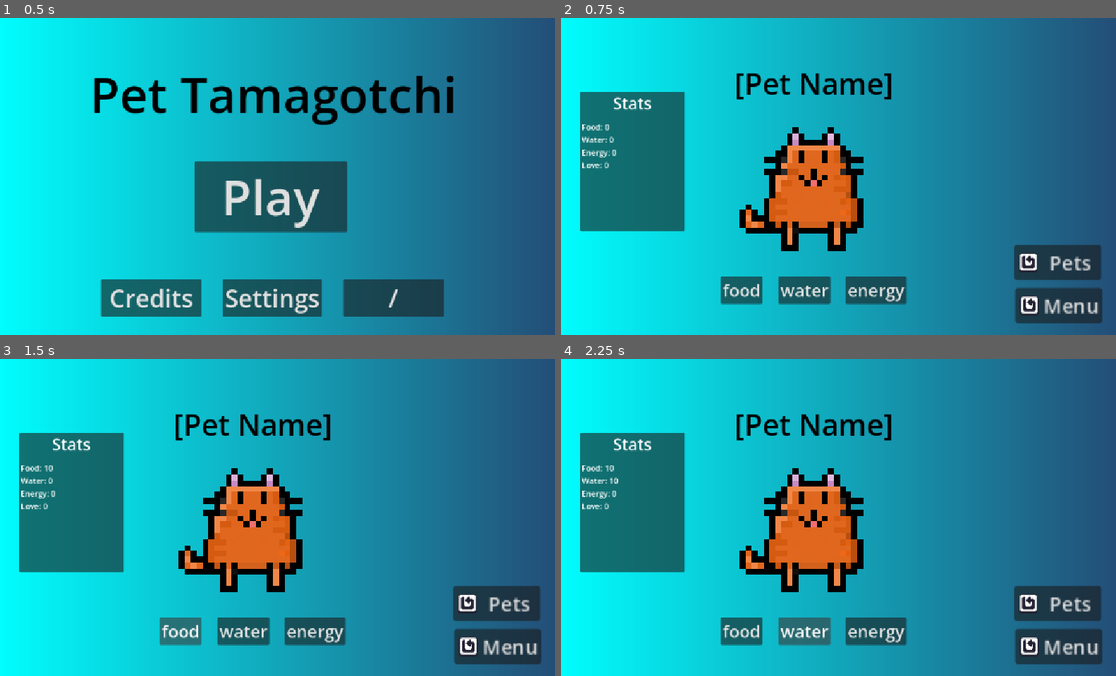
Above: before the commit, frames 1-4 (two rows, left to right).
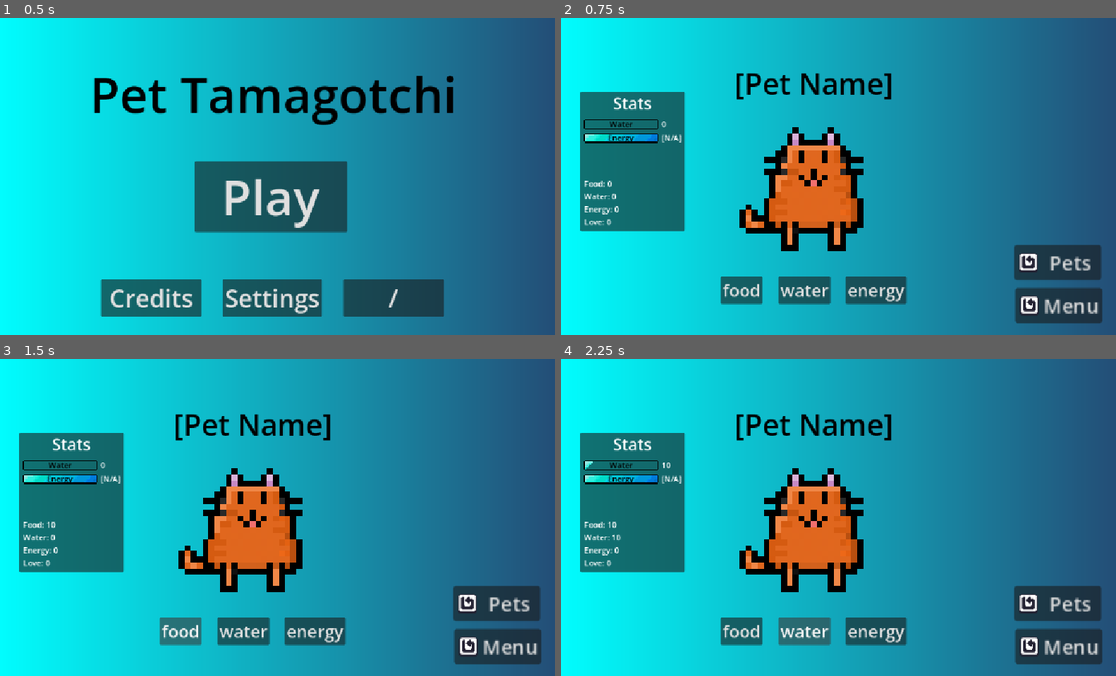
Above: after the commit, the same moments.

Repository: smallzdev/Tomagotchi-game
Game: Godot game, scene res://scenes/menus/main_menu.tscn
Two runs of this game, one before a commit and one after it. Both use one fixed random seed, a clock stepped at 60 frames per second and the inputs below.
Inputs:
- Up to frame 1 (0.5 s): no input
- Up to frame 2 (0.75 s): click "Play" at 0.5 s
- Up to frame 3 (1.5 s): click "food" at 1.25 s
- Up to frame 4 (2.25 s): click "water" at 2 s

Frame 1 is identical in both runs. In frame 2, 1.1% of the frame differs, in the area x 3-22%, y 32-66%; in frame 3, 1.1%; in frame 4, 1.1%.

Commit message:
Worked on bars!
Now the water bar works, and Im starting to construct all the other ones too!

I even retextured the water bar to make a yellow energy bar.

Diff:
--- a/scenes/menus/main_game_buttons.gd
+++ b/scenes/menus/main_game_buttons.gd
@@ -2,6 +2,8 @@
 
 var petsMenu = preload("res://scenes/menus/pets.tscn")
 @onready var statText = %statTextLabel
+@onready var waterStatText = %waterStatText
+@onready var waterStatBar = %waterStatBar
 
 func _ready() -> void:
 	# button variables
@@ -62,3 +64,25 @@
 	Water: " + str(Global.water) + "
 	Energy: " + str(Global.energy) + "
 	Love: " + str(Global.love)
+	waterStatText.text = str(Global.water)
+
+	# progress bar things
+	if Global.water > 86:
+		waterStatBar.frame = 0
+	if Global.water > 72 and Global.water < 86:
+		waterStatBar.frame = 1
+	if Global.water > 58 and Global.water < 72:
+		waterStatBar.frame = 2
+	if Global.water > 44 and Global.water < 58:
+		waterStatBar.frame = 3
+	if Global.water > 30 and Global.water < 44:
+		waterStatBar.frame = 4
+	if Global.water > 1 and Global.water < 30:
+		waterStatBar.frame = 5
+	if Global.water <= 12:
+		waterStatBar.frame = 6
+	if Global.water < 6:
+		waterStatBar.frame = 7
+
+# ughghghg im mathed out. If you edit make sure to test
+# because the slightest mistake breaks it.
--- a/scenes/menus/main_game_scene.tscn
+++ b/scenes/menus/main_game_scene.tscn
@@ -5,6 +5,7 @@
 [ext_resource type="Script" uid="uid://dfum1py7ro6qt" path="res://scenes/menus/main_game_buttons.gd" id="3_2yd1b"]
 [ext_resource type="Texture2D" uid="uid://tlvriaji08jr" path="res://Resources/InUse/ReusedAssets/cat.png" id="3_pgmow"]
 [ext_resource type="Script" uid="uid://dmqw6rtj7oams" path="res://scenes/menus/pet_sprite.gd" id="5_qmn8o"]
+[ext_resource type="Texture2D" uid="uid://bglbjo6m1ylc" path="res://Resources/InUse/TamagotchiCustomAssets/waterbar.png" id="6_m1d2h"]
 
 [sub_resource type="Gradient" id="Gradient_ttbmu"]
 colors = PackedColorArray(0, 1, 1, 1, 0.13909006, 0.3063838, 0.46577227, 1)
@@ -25,6 +26,70 @@
 
 [sub_resource type="RectangleShape2D" id="RectangleShape2D_udkci"]
 size = Vector2(22.75, 22.333332)
+
+[sub_resource type="AtlasTexture" id="AtlasTexture_qh74j"]
+atlas = ExtResource("6_m1d2h")
+region = Rect2(64, 0, 64, 64)
+
+[sub_resource type="AtlasTexture" id="AtlasTexture_5i6rg"]
+atlas = ExtResource("6_m1d2h")
+region = Rect2(128, 0, 64, 64)
+
+[sub_resource type="AtlasTexture" id="AtlasTexture_2fgaq"]
+atlas = ExtResource("6_m1d2h")
+region = Rect2(0, 64, 64, 64)
+
+[sub_resource type="AtlasTexture" id="AtlasTexture_ova7b"]
+atlas = ExtResource("6_m1d2h")
+region = Rect2(64, 64, 64, 64)
+
+[sub_resource type="AtlasTexture" id="AtlasTexture_a5mcm"]
+atlas = ExtResource("6_m1d2h")
+region = Rect2(128, 64, 64, 64)
+
+[sub_resource type="AtlasTexture" id="AtlasTexture_j57ku"]
+atlas = ExtResource("6_m1d2h")
+region = Rect2(0, 128, 64, 64)
+
+[sub_resource type="AtlasTexture" id="AtlasTexture_lqljm"]
+atlas = ExtResource("6_m1d2h")
+region = Rect2(64, 128, 64, 64)
+
+[sub_resource type="AtlasTexture" id="AtlasTexture_k65ab"]
+atlas = ExtResource("6_m1d2h")
+region = Rect2(0, 0, 64, 64)
+
+[sub_resource type="SpriteFrames" id="SpriteFrames_udkci"]
+animations = [{
+"frames": [{
+"duration": 1.0,
+"texture": SubResource("AtlasTexture_qh74j")
+}, {
+"duration": 1.0,
+"texture": SubResource("AtlasTexture_5i6rg")
+}, {
+"duration": 1.0,
+"texture": SubResource("AtlasTexture_2fgaq")
+}, {
+"duration": 1.0,
+"texture": SubResource("AtlasTexture_ova7b")
+}, {
+"duration": 1.0,
+"texture": SubResource("AtlasTexture_a5mcm")
+}, {
+"duration": 1.0,
+"texture": SubResource("AtlasTexture_j57ku")
+}, {
+"duration": 1.0,
+"texture": SubResource("AtlasTexture_lqljm")
+}, {
+"duration": 1.0,
+"texture": SubResource("AtlasTexture_k65ab")
+}],
+"loop": 1,
+"name": &"default",
+"speed": 5.0
+}]
 
 [node name="Node2D" type="Node2D" unique_id=111207536]
 
@@ -113,7 +178,7 @@
 offset_right = 272.0
 offset_bottom = 436.0
 
-[node name="Label" type="Label" parent="statsPannel" unique_id=1530413468]
+[node name="statPanelTitle" type="Label" parent="statsPannel" unique_id=1530413468]
 layout_mode = 0
 offset_right = 214.0
 offset_bottom = 46.0
@@ -124,13 +189,67 @@
 [node name="statTextLabel" type="Label" parent="statsPannel" unique_id=2085236276]
 unique_name_in_owner = true
 layout_mode = 0
-offset_left = 3.0
-offset_top = 60.0
-offset_right = 90.0
-offset_bottom = 83.0
+offset_left = 8.0
+offset_top = 176.0
+offset_right = 124.0
+offset_bottom = 277.0
 text = "Food: [N/A]
 Water: [N/A]
 Energy: [N/A]
 Love: [N/A]"
 
+[node name="waterStatBar" type="AnimatedSprite2D" parent="statsPannel" unique_id=1337594819]
+unique_name_in_owner = true
+texture_filter = 1
+position = Vector2(88, 74)
+scale = Vector2(3, 3)
+sprite_frames = SubResource("SpriteFrames_udkci")
+
+[node name="waterStatText" type="Label" parent="statsPannel" unique_id=728545345]
+unique_name_in_owner = true
+layout_mode = 0
+offset_left = 166.0
+offset_top = 54.0
+offset_right = 206.0
+offset_bottom = 77.0
+text = "[N/A]"
+
+[node name="waterStatTitle" type="Label" parent="statsPannel" unique_id=1583367783]
+unique_name_in_owner = true
+layout_mode = 0
+offset_left = 8.0
+offset_top = 54.0
+offset_right = 159.0
+offset_bottom = 77.0
+theme_override_colors/font_color = Color(0, 0, 0, 1)
+text = "Water"
+horizontal_alignment = 1
+
+[node name="energyStatBar" type="AnimatedSprite2D" parent="statsPannel" unique_id=2001448620]
+unique_name_in_owner = true
+texture_filter = 1
+position = Vector2(88, 102)
+scale = Vector2(3, 3)
+sprite_frames = SubResource("SpriteFrames_udkci")
+
+[node name="energyStatText" type="Label" parent="statsPannel" unique_id=578847163]
+unique_name_in_owner = true
+layout_mode = 0
+offset_left = 166.0
+offset_top = 82.0
+offset_right = 206.0
+offset_bottom = 105.0
+text = "[N/A]"
+
+[node name="energyStatTitle" type="Label" parent="statsPannel" unique_id=307671032]
+unique_name_in_owner = true
+layout_mode = 0
+offset_left = 8.0
+offset_top = 82.0
+offset_right = 158.0
+offset_bottom = 105.0
+theme_override_colors/font_color = Color(0, 0, 0, 1)
+text = "Energy"
+horizontal_alignment = 1
+
 [connection signal="input_event" from="Area2D" to="Area2D" method="petting_love"]
Binary file added: Resources/InUse/TamagotchiCustomAssets/energybar.png
Not shown, added: Resources/InUse/TamagotchiCustomAssets/energybar.png.import
Not shown, added: Resources/InUse/TamagotchiCustomAssets/ArtCreationFiles/energybar.piskel
